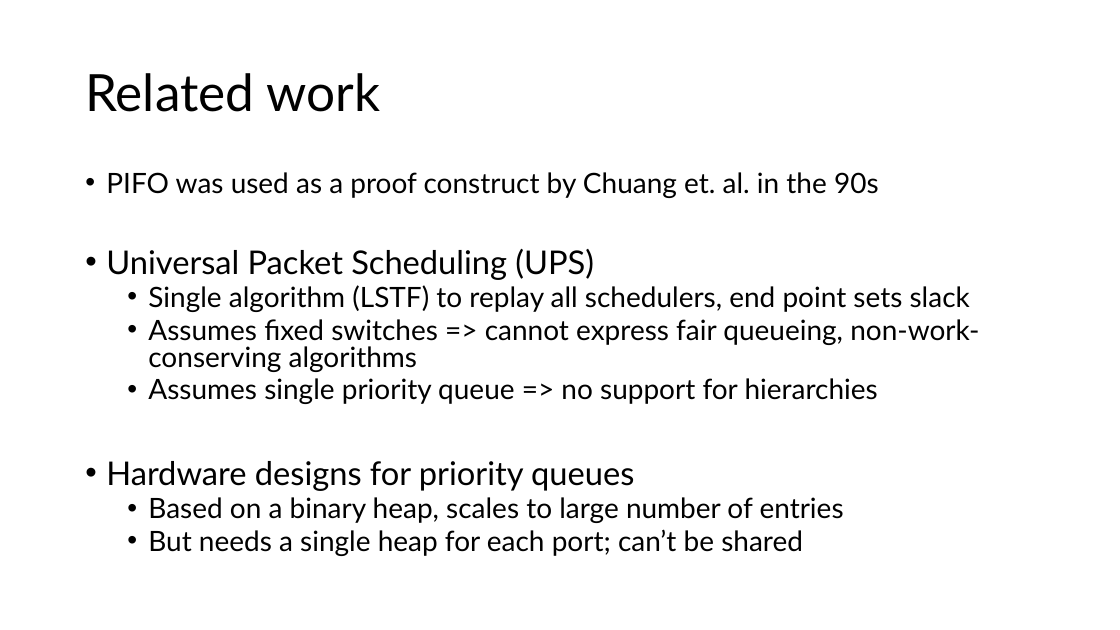
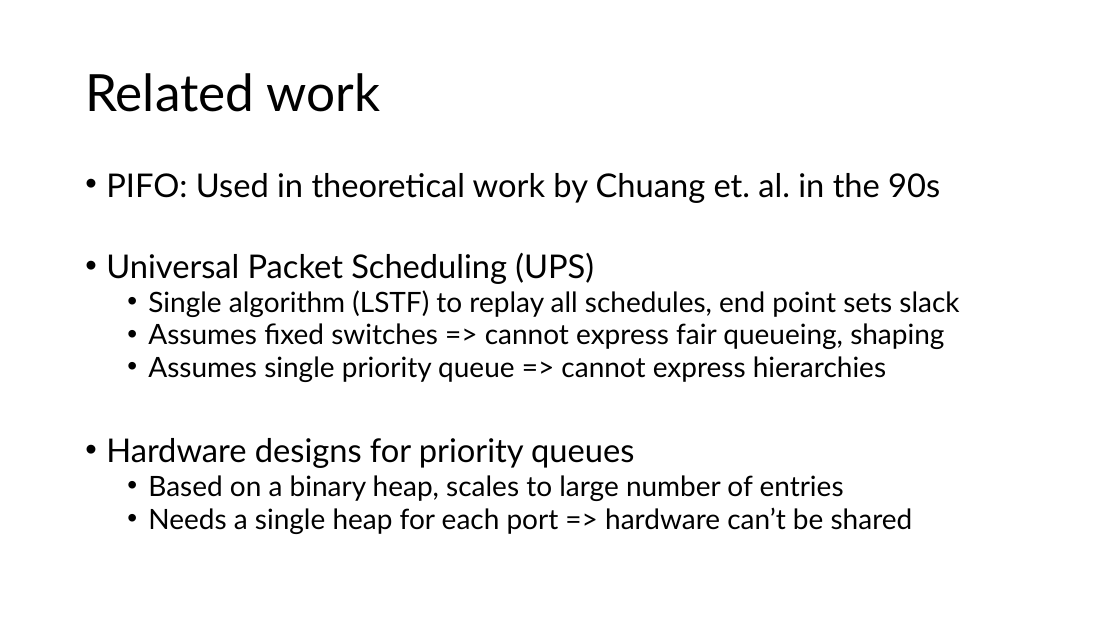
Before and after one commit to anirudhSK/pifo-domino-marple-ppts, a slide deck: slide 20 of pifo_sigcomm.pptx. Drawn at 1120x630 pixels with LibreOffice and Linux fonts; fonts in the diff are those of the drawing. Boxes give left, top, right and bottom in pixels: in the first picture for what was removed or moved away, otherwise in the second. Text is boxed around its words. In the diff, an @@ line names an element or a change of style, - is before the commit and + after.

```diff
--- a/pifo_sigcomm.pptx
+++ b/pifo_sigcomm.pptx
@@ text at box(106, 173, 940, 203): text changed; size 24 to 28 pt @@
-  • PIFO was used as a proof construct by Chuang et. al. in the 90s
+  • PIFO: Used in theoretical work by Chuang et. al. in the 90s
@@ text at box(148, 290, 959, 382): text changed @@
-  • Single algorithm (LSTF) to replay all schedulers, end point sets slack
-  • Assumes fixed switches => cannot express fair queueing, non-work-conserving algorithms
-  • Assumes single priority queue => no support for hierarchies
+  • Single algorithm (LSTF) to replay all schedules, end point sets slack
+  • Assumes fixed switches => cannot express fair queueing, shaping
+  • Assumes single priority queue => cannot express hierarchies
@@ text at box(148, 507, 913, 534): text changed @@
-  • But needs a single heap for each port; can’t be shared
+  • Needs a single heap for each port => hardware can’t be shared
```
Also in this commit, not shown: 5 other slides changed.
